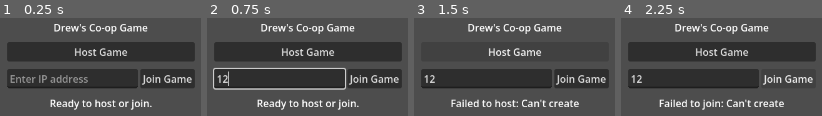
Above: before the commit, frames 1-4 (left to right).
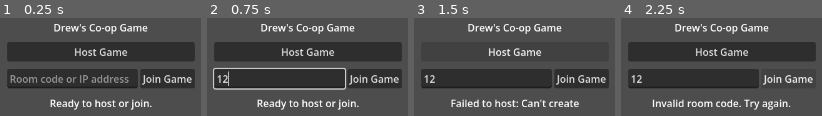
Above: after the commit, the same moments.

Repository: McSchnizzle/drew-coop-game
Game: Godot game, scene res://scenes/lobby.tscn
Same seed, same stepped clock (60 frames per second), same inputs: the game is played once before the commit and once after it.
Inputs (mouse positions are in pixels of both pictures, inside the frame that each line leads up to):
- Up to frame 1 (0.25 s): no input
- Up to frame 2 (0.75 s): click (279, 78) at 0.52 s; type "12" at 0.6 s
- Up to frame 3 (1.5 s): click "Host Game" at 1.25 s
- Up to frame 4 (2.25 s): click "Join Game" at 2 s

The runs differ from the first frame. In frame 1, 2.4% of the frame differs, in the area x 5-65%, y 58-67%; in frame 2, nothing differs; in frame 3, nothing differs; in frame 4, 3.3%, in the area x 15-85%, y 82-94%.

Commit message:
Fix multiplayer bugs, add room codes, and window focus guard
- Fix client camera: read player_id from node name in _ready() so
  MultiplayerSpawner-replicated players get correct authority and camera
- Fix projectile positions: set position before add_child and add
  MultiplayerSynchronizer to projectile scene for spawn state replication
- Fix player colors: set colors in player._ready() so both host and
  client see correct P1=blue P2=white
- Fix infinite jump: directly assign is_action_just_pressed() result
  instead of only setting true (client never cleared one-shot inputs)
- Fix controller bleed: ignore input when window not focused
- Add room code system: encode IP as short alphanumeric code (XXX-XXXX)
  with Copy button in lobby for easy sharing
- Add .gitignore for Godot cache, .DS_Store, uid files
- Remove duplicate config_version section from project.godot
- Fix GDScript type inference errors (replace := with = for instantiate,
  $Node, and get_node expressions)

Co-Authored-By: Claude Opus 4.6 <noreply@anthropic.com>

Diff:
--- a/game/project.godot
+++ b/game/project.godot
@@ -1,16 +1,22 @@
 ; Engine configuration file.
 ; It's best edited using the editor UI and not directly,
-; but it can also be edited just fine in a text editor.
-
-[configuration]
+; since the parameters that go here are not all obvious.
+;
+; Format:
+;   [section] ; section goes between []
+;   param=value ; assign values to parameters
 
 config_version=5
+
+[animation]
+
+compatibility/default_parent_skeleton_in_mesh_instance_3d=true
 
 [application]
 
 config/name="drew-coop-game"
 run/main_scene="res://scenes/lobby.tscn"
-config/features=PackedStringArray("4.4")
+config/features=PackedStringArray("4.6")
 
 [autoload]
 
--- a/game/scenes/lobby.tscn
+++ b/game/scenes/lobby.tscn
@@ -43,12 +43,29 @@
 unique_name_in_owner = true
 layout_mode = 2
 size_flags_horizontal = 3
-placeholder_text = "Enter IP address"
+placeholder_text = "Room code or IP address"
 
 [node name="JoinButton" type="Button" parent="VBoxContainer/JoinContainer"]
 unique_name_in_owner = true
 layout_mode = 2
 text = "Join Game"
+
+[node name="RoomCodeContainer" type="HBoxContainer" parent="VBoxContainer"]
+unique_name_in_owner = true
+layout_mode = 2
+visible = false
+
+[node name="RoomCodeLabel" type="Label" parent="VBoxContainer/RoomCodeContainer"]
+unique_name_in_owner = true
+layout_mode = 2
+size_flags_horizontal = 3
+text = ""
+horizontal_alignment = 1
+
+[node name="CopyButton" type="Button" parent="VBoxContainer/RoomCodeContainer"]
+unique_name_in_owner = true
+layout_mode = 2
+text = "Copy"
 
 [node name="StatusLabel" type="Label" parent="VBoxContainer"]
 unique_name_in_owner = true
--- a/game/scenes/projectile.tscn
+++ b/game/scenes/projectile.tscn
@@ -1,9 +1,17 @@
-[gd_scene load_steps=3 format=3 uid="uid://proj001"]
+[gd_scene load_steps=4 format=3 uid="uid://proj001"]
 
 [ext_resource type="Script" path="res://scripts/projectile.gd" id="1_projectile"]
 
 [sub_resource type="RectangleShape2D" id="RectangleShape2D_body"]
 size = Vector2(8, 8)
+
+[sub_resource type="SceneReplicationConfig" id="SceneReplicationConfig_projectile"]
+properties/0/path = NodePath(".:position")
+properties/0/spawn = true
+properties/0/replication_mode = 0
+properties/1/path = NodePath(".:direction")
+properties/1/spawn = true
+properties/1/replication_mode = 0
 
 [node name="Projectile" type="Area2D"]
 script = ExtResource("1_projectile")
@@ -17,3 +25,6 @@
 offset_right = 4.0
 offset_bottom = 4.0
 color = Color(1.0, 0.95, 0.2, 1)
+
+[node name="MultiplayerSynchronizer" type="MultiplayerSynchronizer" parent="."]
+replication_config = SubResource("SceneReplicationConfig_projectile")
--- a/game/scripts/autoloads/network_manager.gd
+++ b/game/scripts/autoloads/network_manager.gd
@@ -55,6 +55,59 @@
 	return "127.0.0.1"
 
 
+# ── Room Code System (IP ↔ short alphanumeric code for easy sharing) ──────────
+
+# 32-char alphabet: no 0, 1, I, O to avoid visual confusion.
+const _CODE_CHARS := "23456789ABCDEFGHJKLMNPQRSTUVWXYZ"
+
+## Encodes a local IP address into a short room code like "52C-K2D6".
+func ip_to_room_code(ip: String) -> String:
+	var octets := ip.split(".")
+	if octets.size() != 4:
+		return ""
+
+	var value: int = (octets[0].to_int() << 24) | (octets[1].to_int() << 16) | (octets[2].to_int() << 8) | octets[3].to_int()
+
+	var base: int = _CODE_CHARS.length()
+	var code := ""
+	while value > 0:
+		code = _CODE_CHARS[value % base] + code
+		value = value / base
+
+	# Pad to 7 characters so all codes are the same length.
+	while code.length() < 7:
+		code = _CODE_CHARS[0] + code
+
+	# Format as XXX-XXXX for readability.
+	return code.substr(0, 3) + "-" + code.substr(3)
+
+
+## Decodes a room code back into an IP address. Returns "" on invalid input.
+func room_code_to_ip(code: String) -> String:
+	code = code.to_upper().strip_edges().replace("-", "").replace(" ", "")
+
+	var base: int = _CODE_CHARS.length()
+	var value: int = 0
+	for i in code.length():
+		var idx := _CODE_CHARS.find(code[i])
+		if idx == -1:
+			return ""
+		value = value * base + idx
+
+	var d: int = value & 0xFF
+	value = value >> 8
+	var c: int = value & 0xFF
+	value = value >> 8
+	var b: int = value & 0xFF
+	value = value >> 8
+	var a: int = value & 0xFF
+
+	if a > 255 or b > 255 or c > 255 or d > 255:
+		return ""
+
+	return "%d.%d.%d.%d" % [a, b, c, d]
+
+
 # ── Signal Wiring ──────────────────────────────────────────────────────────────
 
 func _connect_signals() -> void:
--- a/game/scripts/game_manager.gd
+++ b/game/scripts/game_manager.gd
@@ -47,7 +47,7 @@
 
 func _on_peer_disconnected(id: int) -> void:
 	# Remove the player node when they disconnect.
-	var players_node := $Players
+	var players_node = $Players
 	for child in players_node.get_children():
 		if child.name == str(id):
 			child.queue_free()
@@ -57,7 +57,7 @@
 # ── Player Spawning ──────────────────────────────────────────────────────────
 
 func _spawn_player(peer_id: int) -> void:
-	var player := PLAYER_SCENE.instantiate()
+	var player = PLAYER_SCENE.instantiate()
 
 	# Use peer_id as node name so MultiplayerSpawner can identify it uniquely.
 	player.name = str(peer_id)
@@ -70,7 +70,7 @@
 	player.position = PLAYER_SPAWN_POSITIONS[spawn_index]
 
 	# Set player color based on host vs client.
-	var color_rect := player.get_node("ColorRect") as ColorRect
+	var color_rect = player.get_node("ColorRect") as ColorRect
 	if color_rect:
 		color_rect.color = COLOR_HOST if peer_id == 1 else COLOR_CLIENT
 
@@ -87,7 +87,7 @@
 # ── Enemy Spawning ───────────────────────────────────────────────────────────
 
 func _spawn_test_enemy() -> void:
-	var enemy := ENEMY_SCENE.instantiate()
+	var enemy = ENEMY_SCENE.instantiate()
 	enemy.enemy_id = _next_enemy_id
 	_next_enemy_id += 1
 
--- a/game/scripts/lobby.gd
+++ b/game/scripts/lobby.gd
@@ -8,18 +8,24 @@
 @onready var start_button: Button = %StartButton
 @onready var address_input: LineEdit = %AddressInput
 @onready var status_label: Label = %StatusLabel
+@onready var room_code_container: HBoxContainer = %RoomCodeContainer
+@onready var room_code_label: Label = %RoomCodeLabel
+@onready var copy_button: Button = %CopyButton
 
 var _connected_player_count: int = 0
 var _is_host: bool = false
+var _room_code: String = ""
 
 
 func _ready() -> void:
 	start_button.visible = false
+	room_code_container.visible = false
 	status_label.text = "Ready to host or join."
 
 	host_button.pressed.connect(_on_host_pressed)
 	join_button.pressed.connect(_on_join_pressed)
 	start_button.pressed.connect(_on_start_pressed)
+	copy_button.pressed.connect(_on_copy_pressed)
 
 	# Listen for networking events to update lobby state.
 	Events.connection_established.connect(_on_connection_established)
@@ -39,7 +45,10 @@
 	_is_host = true
 	_connected_player_count = 1  # Host counts as first player.
 	var ip := NetworkManager.get_local_ip()
-	status_label.text = "Hosting — join code: %s:%d" % [ip, NetworkManager.DEFAULT_PORT]
+	_room_code = NetworkManager.ip_to_room_code(ip)
+	room_code_label.text = "Room Code:  %s" % _room_code
+	room_code_container.visible = true
+	status_label.text = "Waiting for players..."
 
 	# Disable host/join buttons once hosting.
 	host_button.disabled = true
@@ -48,27 +57,43 @@
 
 
 func _on_join_pressed() -> void:
-	var address := address_input.text.strip_edges()
-	if address.is_empty():
-		status_label.text = "Enter the host IP address to join."
+	var input_text := address_input.text.strip_edges()
+	if input_text.is_empty():
+		status_label.text = "Enter a room code or IP address."
 		return
 
-	# Allow "ip:port" format; default to DEFAULT_PORT if no port supplied.
-	var parts := address.split(":")
-	var ip := parts[0]
-	var port := NetworkManager.DEFAULT_PORT
-	if parts.size() > 1:
-		port = parts[1].to_int()
+	var ip: String
+	var port: int = NetworkManager.DEFAULT_PORT
+
+	# If it contains a dot, treat as IP address. Otherwise, treat as room code.
+	if "." in input_text:
+		var parts := input_text.split(":")
+		ip = parts[0]
+		if parts.size() > 1:
+			port = parts[1].to_int()
+	else:
+		ip = NetworkManager.room_code_to_ip(input_text)
+		if ip.is_empty():
+			status_label.text = "Invalid room code. Try again."
+			return
 
 	var error := NetworkManager.join_game(ip, port)
 	if error != OK:
 		status_label.text = "Failed to join: %s" % error_string(error)
 		return
 
-	status_label.text = "Connecting to %s:%d..." % [ip, port]
+	status_label.text = "Connecting..."
 	host_button.disabled = true
 	join_button.disabled = true
 	address_input.editable = false
+
+
+func _on_copy_pressed() -> void:
+	DisplayServer.clipboard_set(_room_code)
+	copy_button.text = "Copied!"
+	await get_tree().create_timer(1.5).timeout
+	if is_instance_valid(copy_button):
+		copy_button.text = "Copy"
 
 
 func _on_start_pressed() -> void:
@@ -105,6 +130,8 @@
 func _on_connection_lost(_peer_id: int, reason: String) -> void:
 	status_label.text = "Connection lost: %s" % reason
 	start_button.visible = false
+	room_code_container.visible = false
+	_room_code = ""
 	host_button.disabled = false
 	join_button.disabled = false
 	address_input.editable = true
--- a/game/scripts/player.gd
+++ b/game/scripts/player.gd
@@ -61,6 +61,20 @@
 	# Pre-load projectile scene so we don't load it every shot.
 	_projectile_scene = load(PROJECTILE_SCENE)
 
+	# When replicated via MultiplayerSpawner, the node name carries the peer_id
+	# (set by game_manager before add_child). Use it to configure authority and camera
+	# since @export values aren't replicated to clients by the spawner.
+	if name.is_valid_int():
+		player_id = name.to_int()
+
+	# Set player color locally: host (id 1) = Blue, everyone else = White.
+	var color_rect = $ColorRect as ColorRect
+	if color_rect:
+		if player_id == 1:
+			color_rect.color = Color(0.2, 0.4, 1.0, 1.0)
+		else:
+			color_rect.color = Color(1.0, 1.0, 1.0, 1.0)
+
 	# Only the local player gets the camera.
 	if player_id == multiplayer.get_unique_id():
 		$Camera2D.make_current()
@@ -85,18 +99,26 @@
 # ── Input Gathering (runs on owning peer only) ──────────────────────────────
 
 func _gather_input() -> void:
+	# Ignore input when window isn't focused — prevents controller input from
+	# bleeding between instances when testing two windows on the same machine.
+	if not get_window().has_focus():
+		input_move_dir = 0.0
+		input_jump = false
+		input_sprint = false
+		input_shoot = false
+		input_melee = false
+		input_ability = false
+		input_super = false
+		return
+
 	input_move_dir = Input.get_axis("move_left", "move_right")
-	# For one-shot actions, set true on press; server will consume and clear.
-	if Input.is_action_just_pressed("jump"):
-		input_jump = true
+	# One-shot inputs: directly assign so they auto-clear to false next frame.
+	input_jump = Input.is_action_just_pressed("jump")
 	input_sprint = Input.is_action_pressed("sprint")
 	input_shoot = Input.is_action_pressed("shoot")
-	if Input.is_action_just_pressed("melee"):
-		input_melee = true
-	if Input.is_action_just_pressed("ability"):
-		input_ability = true
-	if Input.is_action_just_pressed("super"):
-		input_super = true
+	input_melee = Input.is_action_just_pressed("melee")
+	input_ability = Input.is_action_just_pressed("ability")
+	input_super = Input.is_action_just_pressed("super")
 
 
 # ── Server-Side Physics (authoritative game logic) ──────────────────────────
@@ -201,18 +223,20 @@
 	# Flip shoot point to match facing direction BEFORE reading its position.
 	$ShootPoint.position.x = absf($ShootPoint.position.x) * _facing
 
-	var spawn_pos := $ShootPoint.global_position
-	var projectile := _projectile_scene.instantiate()
+	var spawn_pos: Vector2 = $ShootPoint.global_position
+	var projectile = _projectile_scene.instantiate()
 	projectile.direction = Vector2(_facing, 0)
 	projectile.owner_id = player_id
 	projectile.name = "Projectile_%d" % (randi() % 1000000)
 
+	# Set position BEFORE add_child so MultiplayerSpawner includes it in spawn state.
+	# Projectiles container is at (0,0), so local position == global position.
+	projectile.position = spawn_pos
+
 	# Spawn into the Projectiles container (MultiplayerSpawner handles replication).
-	var projectiles_node := get_tree().current_scene.get_node("Projectiles")
+	var projectiles_node = get_tree().current_scene.get_node("Projectiles")
 	if projectiles_node:
 		projectiles_node.add_child(projectile, true)
-		# Set global_position AFTER adding to tree so it resolves correctly.
-		projectile.global_position = spawn_pos
 
 
 # ── Health / Damage ──────────────────────────────────────────────────────────
Not shown, added: .gitignore
